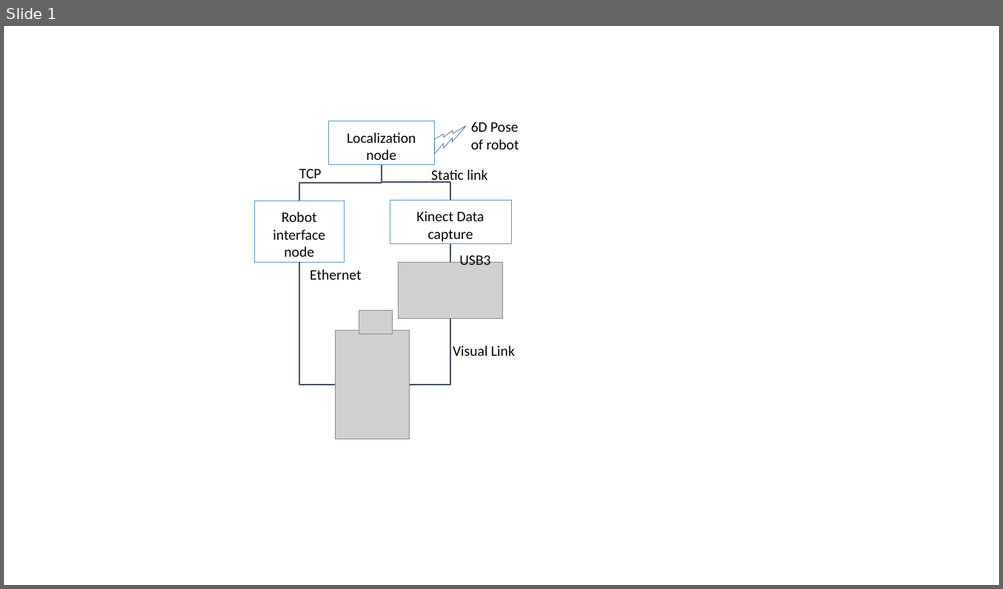
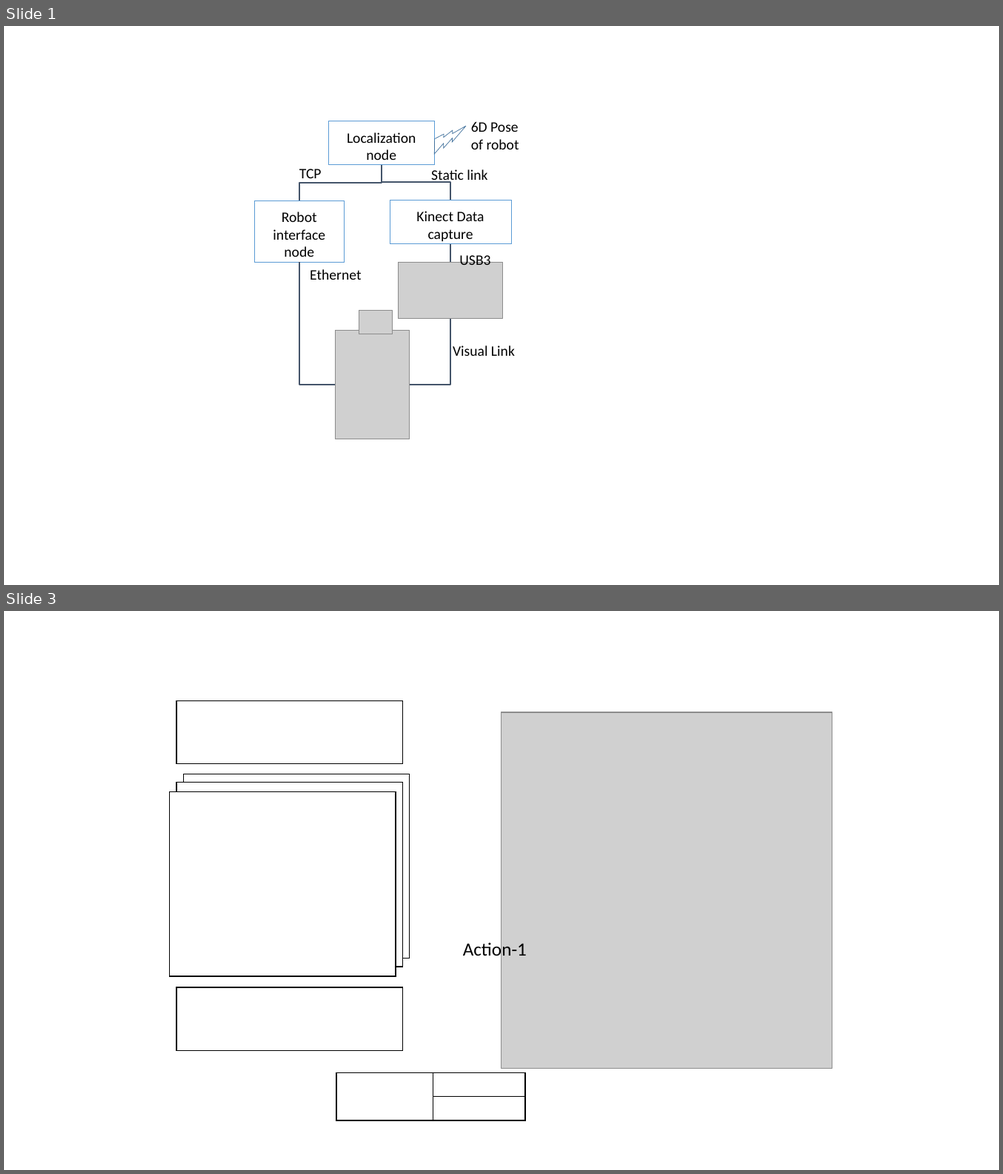
Before and after one commit to praveenv4k/indriya, a slide deck: docs/Misc/Pictures.pptx. Shown one above the other, each under a label of ours: slide 1 before the commit, slides 1 and 3 after it; the slides between them are not shown. The pictures are 1003x589 and 1003x1174 pixels, drawn with LibreOffice and Linux fonts; fonts in the diff are those of the drawing; grey boxes stand for pictures. Boxes give left, top, right and bottom in pixels: in the first picture for what was removed or moved away, otherwise in the second. Text is boxed around its words. In the diff, an @@ line names an element or a change of style, - is before the commit and + after.

```diff
--- a/docs/Misc/Pictures.pptx
+++ b/docs/Misc/Pictures.pptx
@@ slide 3 added at [4,611,999,1170], background #FFFFFF @@
@@ rectangle added at [176,701,402,764], fill #FFFFFF, outline #000000 1 pt @@
@@ picture added at [502,712,832,1069] @@
@@ rectangle added at [176,783,402,967], fill #FFFFFF, outline #000000 1 pt @@
@@ rectangle added at [183,775,409,959], fill #FFFFFF, outline #000000 1 pt @@
@@ rectangle added at [170,792,395,977], fill #FFFFFF, outline #000000 1 pt @@
@@ text added at [463,941,526,961], 18 pt, text #000000 @@
+Action-1
@@ rectangle added at [176,988,402,1051], fill #FFFFFF, outline #000000 1 pt @@
@@ rectangle added at [336,1073,525,1122], fill #FFFFFF, outline #000000 1 pt @@
@@ rectangle added at [433,1073,525,1122], fill #FFFFFF, outline #000000 1 pt @@
@@ line added from (433, 1096) to (525, 1096), #000000 1 pt @@
```
Also in this commit, not shown: 1 slide changed, 6 other files.
